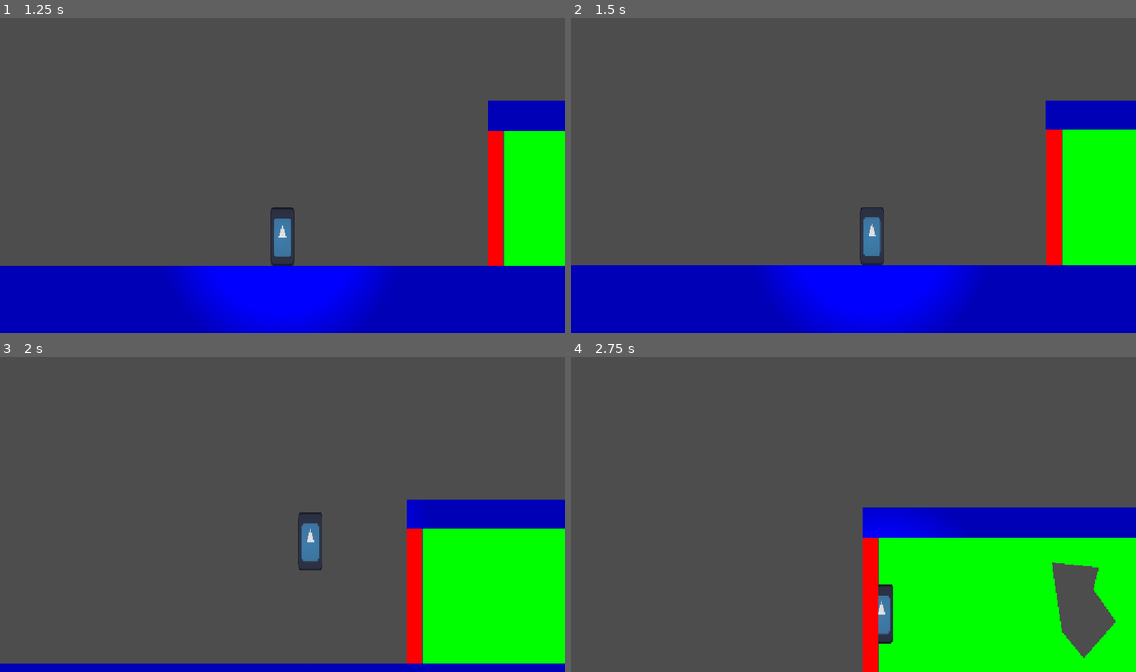
Above: before the commit, frames 1-4 (two rows, left to right).
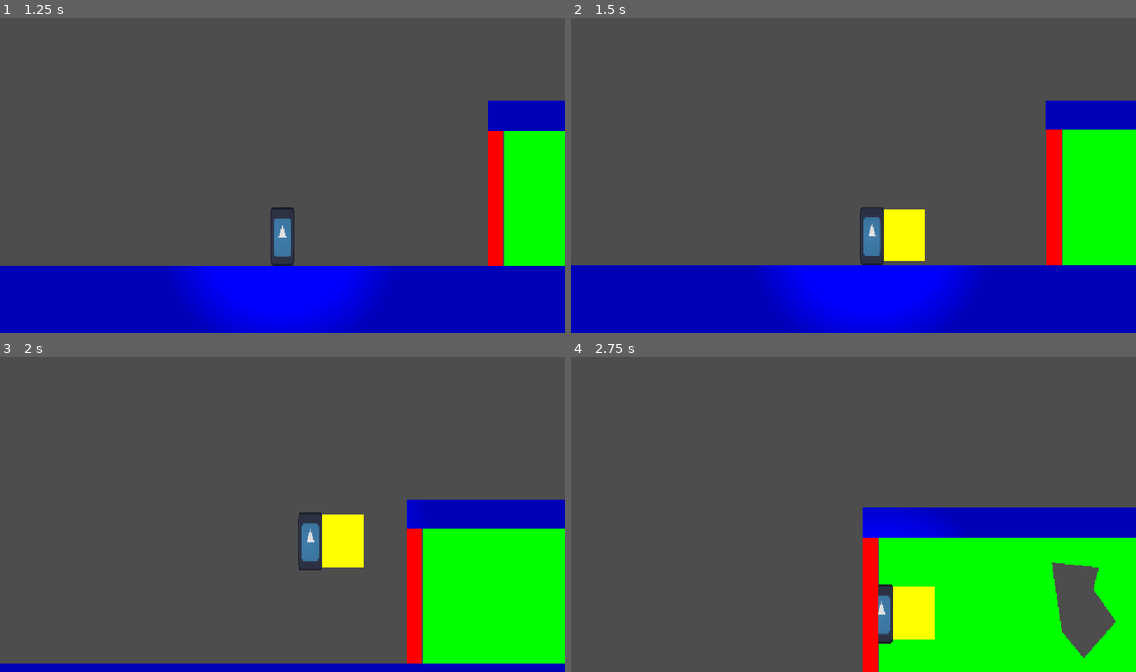
Above: after the commit, the same moments.

Repository: Triopking/Beat-Them-Up
Game: Godot game, scene res://Scenes/menu.tscn
Two runs of this game, one before a commit and one after it. Both use one fixed random seed, a clock stepped at 60 frames per second and the inputs below. The engine's default icon, where the game draws it, is replaced by a stand-in: a white triangle on a blue panel in a dark square.
Inputs (mouse positions are in pixels of both pictures, inside the frame that each line leads up to):
- Up to frame 1 (1.25 s): click "Play" at 0.5 s
- Up to frame 2 (1.5 s): move the mouse to (977, 159) at 1.27 s; hold D (Right) from 1.28 s (still down); click (977, 159) at 1.35 s
- Up to frame 3 (2 s): keep holding D (Right); tap Space (Jump) at 1.52, 1.55, 1.82 s
- Up to frame 4 (2.75 s): keep holding D (Right); move the mouse to (740, 530) at 2.02 s; tap Space (Jump) at 2.1, 2.27, 2.57 s; click (740, 530) at 2.3 s

Frame 1 is identical in both runs. In frame 2, 1.2% of the frame differs, in the area x 55-63%, y 60-78%; in frame 3, 1.2%, in the area x 57-65%, y 50-67%; in frame 4, 1.2%.

Commit message:
gauntlet power

Diff:
--- a/mechanic-gaunlet/Scenes/player.tscn
+++ b/mechanic-gaunlet/Scenes/player.tscn
@@ -20,6 +20,16 @@
 fill = 1
 fill_from = Vector2(0.49421966, 0.50289017)
 fill_to = Vector2(0.9017341, 0.15028901)
+
+[sub_resource type="RectangleShape2D" id="RectangleShape2D_3pc1f"]
+size = Vector2(88, 112)
+
+[sub_resource type="Gradient" id="Gradient_6t5aa"]
+offsets = PackedFloat32Array(1)
+colors = PackedColorArray(1, 1, 0, 1)
+
+[sub_resource type="GradientTexture2D" id="GradientTexture2D_8ie3n"]
+gradient = SubResource("Gradient_6t5aa")
 
 [node name="Player" type="CharacterBody2D" unique_id=1843922582]
 script = ExtResource("1_cvnsp")
@@ -51,3 +61,20 @@
 [node name="PointLight2D" type="PointLight2D" parent="." unique_id=2051901423]
 texture = SubResource("GradientTexture2D_6t5aa")
 texture_scale = 8.6
+
+[node name="Side1" type="Area2D" parent="." unique_id=1691279803]
+
+[node name="CollisionShape2D" type="CollisionShape2D" parent="Side1" unique_id=2142301736]
+position = Vector2(69, -2)
+shape = SubResource("RectangleShape2D_3pc1f")
+disabled = true
+
+[node name="Sprite2D" type="Sprite2D" parent="Side1/CollisionShape2D" unique_id=1771965219]
+visible = false
+position = Vector2(4.7683716e-07, -1.9073486e-06)
+scale = Vector2(1.375, 1.7500002)
+texture = SubResource("GradientTexture2D_8ie3n")
+
+[node name="AttackDuration" type="Timer" parent="." unique_id=1197141916]
+
+[node name="AttackCooldown" type="Timer" parent="." unique_id=730719387]
--- a/mechanic-gaunlet/Scripts/Global.gd
+++ b/mechanic-gaunlet/Scripts/Global.gd
@@ -1,7 +1,11 @@
 extends Node
 
+#player's highscore by destroying stuff
+var score
 
-var score
+#player's charged up gaunlet power
+var gaunlet_power
+const GAUNLET_MAX = 100
 
 # Called when the node enters the scene tree for the first time.
 func _ready() -> void:
--- a/mechanic-gaunlet/Scripts/Player.gd
+++ b/mechanic-gaunlet/Scripts/Player.gd
@@ -8,6 +8,10 @@
 const JUMP_VELOCITY = -400.0
 
 
+func _ready() -> void:
+	$Side1/CollisionShape2D.disabled = true
+	$Side1/CollisionShape2D/Sprite2D.visible = false
+
 func _physics_process(delta: float) -> void:
 	# Add the gravity.
 	if not is_on_floor():
@@ -16,15 +20,22 @@
 			velocity.y = JUMP_VELOCITY * 1.5
 			djump = 0
 
-	# Handle jump.
+	# Jumping
 	if Input.is_action_just_pressed("Jump") and is_on_floor():
 		djump = 1
 		velocity.y = JUMP_VELOCITY * 1.5
+
+	#changing direction
 	var direction
 	if Input.is_action_pressed("Left"):
 		direction = -1
 	elif Input.is_action_pressed("Right"):
 		direction = 1
+
+	# attack
+	if Input.is_action_just_pressed("attack1"):
+		$Side1/CollisionShape2D.disabled = false
+		$Side1/CollisionShape2D/Sprite2D.visible = true
 
 	# Get the input direction and handle the movement/deceleration.
 	# As good practice, you should replace UI actions with custom gameplay actions.
--- a/mechanic-gaunlet/Scripts/enemy.gd
+++ b/mechanic-gaunlet/Scripts/enemy.gd
@@ -4,6 +4,8 @@
 @onready var left_down: RayCast2D = $LeftDown
 @onready var right_down: RayCast2D = $RightDown
 
+#health
+var health = 2
 
 #speed and gravity
 const SPEED = 10000.0
--- a/mechanic-gaunlet/Scripts/test_level.gd
+++ b/mechanic-gaunlet/Scripts/test_level.gd
@@ -1,19 +1 @@
 extends Node2D
-
-
-# Called when the node enters the scene tree for the first time.
-func _ready() -> void:
-	pass # Replace with function body.
-
-
-# Called every frame. 'delta' is the elapsed time since the previous frame.
-func _process(delta: float) -> void:
-	pass
-
-
-func _on_area_2d_body_entered(body: Node2D) -> void:
-	pass # Replace with function body.
-
-
-func _on_area_2d_body_exited(body: Node2D) -> void:
-	pass # Replace with function body.
